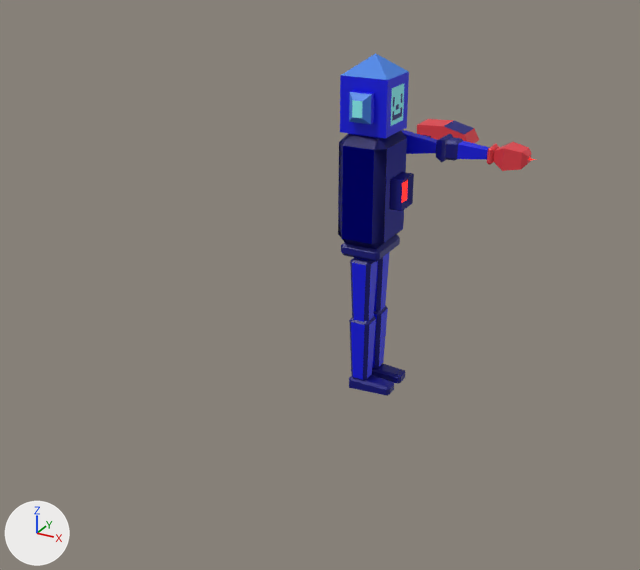
Before and after pictures for a commit that changed the Blender file BlendFiles/RobotParts.blend.
Both versions are drawn from a 50 mm camera at (5.63, -11.9, 4.1) aimed at (-1.36, 0.81, -2.25). Lighting does not change. The marker at lower left points along +X, +Y and +Z.

Before the edit, the objects in view are built like this:
```python
me_cube_010 = bpy.data.meshes.new('Cube.010')
me_cube_010.from_pydata(...)  # 25 vertices, 29 faces; spans x -0.42..1.11, y -0.18..0.18, z -0.19..0.19
# faces by material slot: [21, 8]
me_cube_010.materials.append(mat_material_004)  # dark blue #000179
me_cube_010.materials.append(mat_material_008)  # red #cd3025
me_cube_011 = bpy.data.meshes.new('Cube.011')
me_cube_011.from_pydata(...)  # 68 vertices, 74 faces; spans x -0.409..0.983, y -0.218..0.218, z -0.167..0.167
# faces by material slot: [4, 25, 45]
me_cube_011.materials.append(mat_material_002)  # blue #0009e7
me_cube_011.materials.append(mat_material_004)  # dark blue #000179
me_cube_011.materials.append(mat_material_005)  # red #e73c47
me_cube_021 = bpy.data.meshes.new('Cube.021')
me_cube_021.from_pydata(...)  # 36 vertices, 38 faces; spans x -0.39..0.59, y -0.5..0.5, z -0.87..0.87
# faces by material slot: [9, 28, 1]
me_cube_021.materials.append(mat_material_002)  # blue #0009e7
me_cube_021.materials.append(mat_material_004)  # dark blue #000179
me_cube_021.materials.append(mat_material_008)  # red #cd3025
ob_laserguntorso = bpy.data.objects.new('LaserGunTorso', me_cube_021)
ob_laserguntorso.location = (0.0, 0.0, 0.0)
ob_lowerarmbase_001 = bpy.data.objects.new('LowerArmBase.001', me_cube_011)
ob_lowerarmbase_001.location = (1.25, 0.61, 0.59)
ob_lowerarmlaser = bpy.data.objects.new('LowerArmLaser', me_cube_010)
ob_lowerarmlaser.location = (1.25, 0.61, 0.59)
# also in view: 'Calf.R' at (0.0, -0.23, -2.68); 'rcCar' at (0.03, 3.09, 0.17); 'Head' at (0.0, 0.0, 1.45); 'Leg.R' at (0.0, -0.23, -1.64)
```
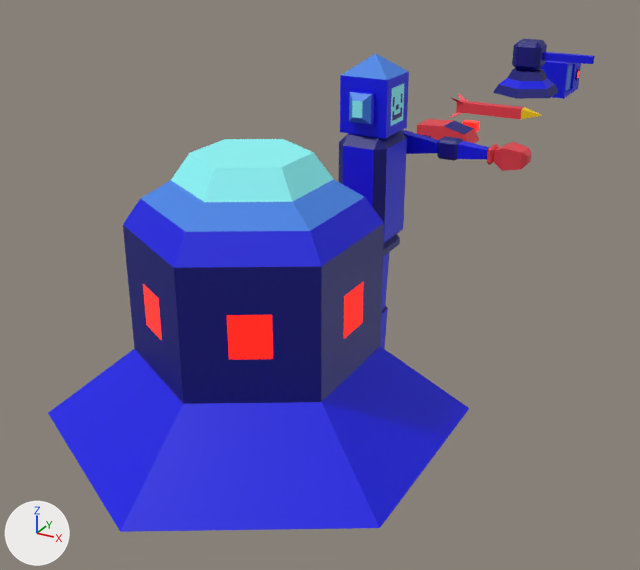
Boxes (x1, y1, x2, y2) around the edits, measured in the pictures (640 x 570 px):
'Ship', added (blue)
    after: (48, 139, 469, 532)
'LaserGunTorso', hidden (blue)
    before: (338, 131, 414, 249)
'TurretBase', added (blue)
    after: (493, 69, 559, 99)
'TurretGun', added (blue)
    after: (512, 39, 595, 71)
'Rocket', added (red)
    after: (450, 94, 543, 119)
'Box', added (blue)
    after: (540, 60, 581, 99)
'LowerArmLaser', hidden
    before: (436, 134, 535, 162)
'LaserProjectile', added
    after: (462, 120, 480, 132)
'Door', added
    after: (566, 65, 573, 91)
'Button', added
    after: (575, 68, 580, 80)
'BaseTorso', unchanged, uncovered by the edit
    before: (384, 139, 407, 243)
    after: (339, 131, 407, 244)
'Leg.R', unchanged, covered by the edit
    before: (350, 257, 378, 322)

The change, as a list of edits to the scene's bpy script:
```text
Add me_plane:
    me_plane.from_pydata([(0.0, -0.356, 0.356), (0.0, -0.356, -0.356), (0.0, 0.356, 0.356), (0.0, 0.356, -0.356)], [], [(0, 1, 3, 2)])
    me_plane.materials.append(mat_material_003)  # blue #4384e7
Change ob_lowerarmlaser:
    add ob_lowerarmlaser.hide_set(True)
Change ob_laserguntorso:
    add ob_laserguntorso.hide_set(True)
Add ob_button:
    ob_button = bpy.data.objects.new('Button', me_circle_003)  # 18 vertices, 14 faces; spans x -0.021..0.015, y -0.154..0.154, z -0.133..0.133; in mat_material_004 (dark blue #000179), mat_material_008 (red #cd3025)
    ob_button.parent = ob_box
    ob_button.location = (0.53, 10.53, 0.0752)
Add ob_box:
    ob_box = bpy.data.objects.new('Box', me_cube_024)  # 16 vertices, 14 faces; spans x -0.505..0.505, y -0.684..0.684, z -0.409..0.409; in mat_material_002 (blue #0009e7)
    ob_box.location = (0.01, 10.14, 0.08)
Add ob_door:
    ob_door = bpy.data.objects.new('Door', me_plane)
    ob_door.parent = ob_box
    ob_door.location = (0.46, 9.884, 0.093)
Add ob_turretgun:
    ob_turretgun = bpy.data.objects.new('TurretGun', me_cube_023)  # 36 vertices, 38 faces; spans x -0.31..1.4, y -0.31..0.31, z -0.31..0.31; in mat_material_004 (dark blue #000179), mat_material_002 (blue #0009e7), mat_material_005 (red #e73c47)
    ob_turretgun.location = (0.01, 7.97, 0.87)
Add ob_turretbase:
    ob_turretbase = bpy.data.objects.new('TurretBase', me_circle_002)  # 24 vertices, 20 faces; spans x -0.647..0.647, y -0.747..0.747, z 0.086..0.596; in mat_material_004 (dark blue #000179), mat_material_002 (blue #0009e7)
    ob_turretbase.parent = ob_turretgun
    ob_turretbase.location = (0.00766, 7.963, -0.0507)
Add ob_laserprojectile:
    ob_laserprojectile = bpy.data.objects.new('LaserProjectile', me_cube_022)  # a box spanning x -0.114..0.114, y -0.114..0.114, z -0.114..0.114; in mat_material_008 (red #cd3025)
    ob_laserprojectile.location = (0.01, 4.37, 0.02)
    ob_laserprojectile.scale = (1.26, 0.79, 0.79)
Add ob_rocket:
    ob_rocket = bpy.data.objects.new('Rocket', me_cube_020)  # 25 vertices, 21 faces; spans x -0.88..1.03, y -0.21..0.21, z -0.2..0.2; in mat_material_005 (red #e73c47), mat_material_007 (yellow #ffd100)
    ob_rocket.location = (0.01, 5.72, 0.07)
Add ob_ship:
    ob_ship = bpy.data.objects.new('Ship', me_circle_001)  # 68 vertices, 72 faces; spans x -2.44..2.44, y -2.81..2.81, z -2.77..1.31; in mat_material_004 (dark blue #000179), mat_material_002 (blue #0009e7), mat_material_003 (blue #4384e7), mat_material_001 (cyan #8ffeff), mat_material_005 (red #e73c47), mat_material_008 (red #cd3025)
    ob_ship.location = (0.01, -3.35, 0.02)
```
